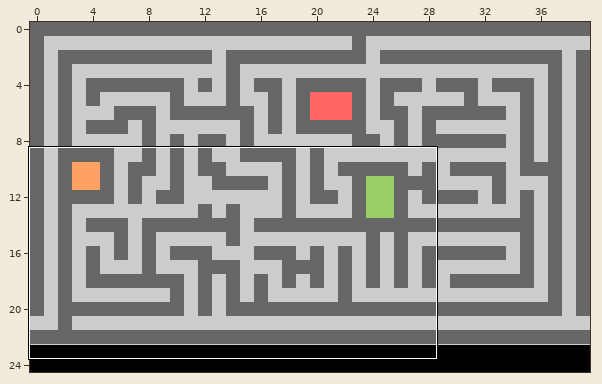
Two versions of a level (Tiled map, core/assets/maps/maze.tmx). The first picture is a wide view before the edit; the outline marks the close-up.
Close-up. As it was:
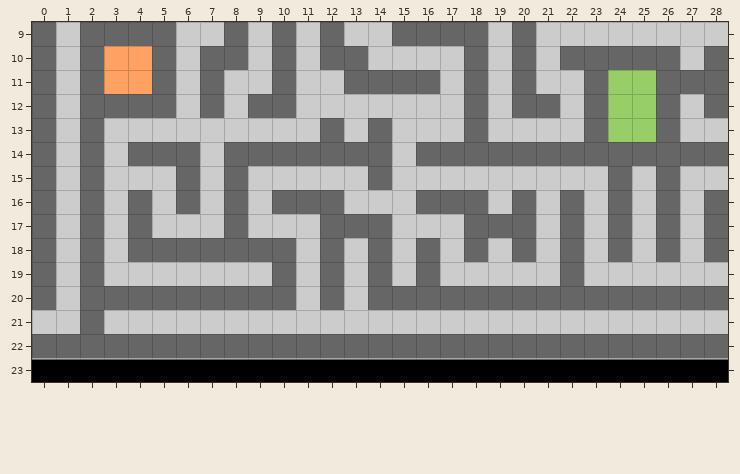
Cells are 32x32 px. Shown: x 0..28, y 9..23.
New version:
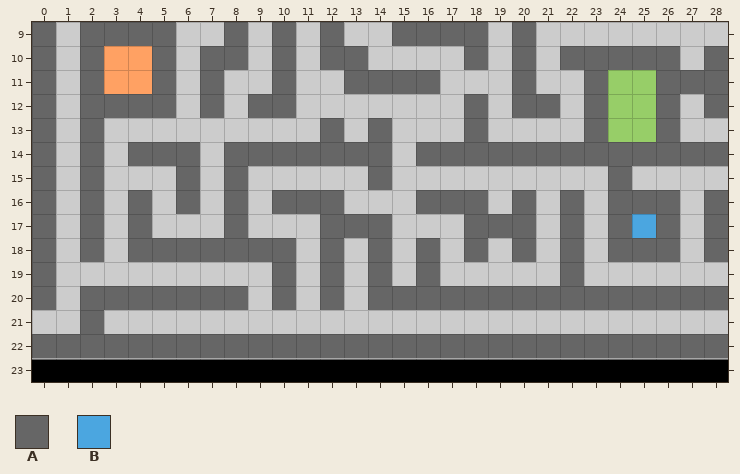
Key: from "tiles": A 5, B 6.
_ is an empty cell, . an unchanged one.
Changes in this commit:
--- layer "top"
@@ x 18..18 @@
-11 A
+11 _
@@ x 2..26 @@
-15 ........................A
-16 ......................._.
-17 ......................._.
-18 ......................._.
-19 A........................
-20 .......A.................
+15 ........................_
+16 .......................A.
+17 .......................B.
+18 .......................A.
+19 _........................
+20 ......._.................
